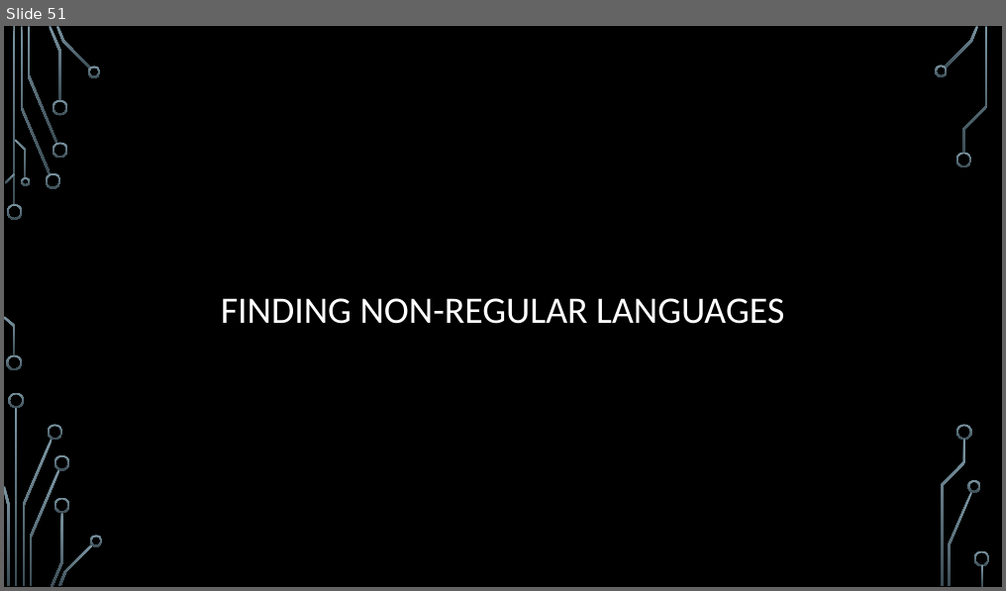
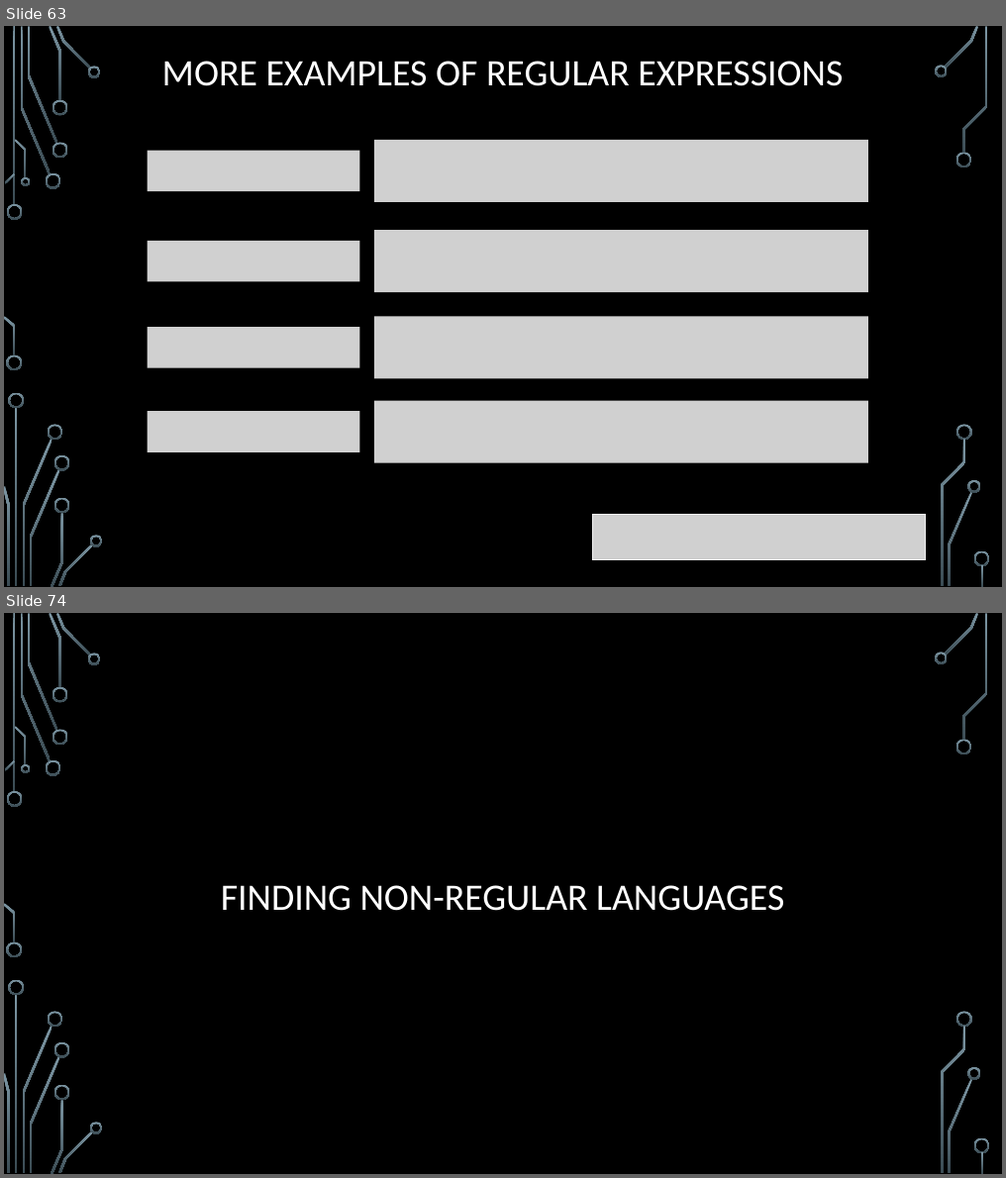
Before and after one commit to markfloryan/dmt2, a slide deck: slides/05-CircuitsAndFiniteAutomata.pptx. Shown one above the other, each under a label of ours: slide 51 before the commit, slides 63 and 74 after it; the slides between them are not shown. The pictures are 1006x591 and 1006x1178 pixels, drawn with LibreOffice and Linux fonts; fonts in the diff are those of the drawing; grey boxes stand for pictures; background and template pictures are left out. Boxes give left, top, right and bottom in pixels: in the first picture for what was removed or moved away, otherwise in the second. Text is boxed around its words. In the diff, an @@ line names an element or a change of style, - is before the commit and + after.

```diff
--- a/slides/05-CircuitsAndFiniteAutomata.pptx
+++ b/slides/05-CircuitsAndFiniteAutomata.pptx
@@ slide 63 added at (4,26,1002,587), background picture (left out); not listed: 36 template elements that a slide beside it also shows @@
@@ title added at (162,61,843,86), 36 pt, text #FFFFFF @@
+MORE EXAMPLES OF REGULAR EXPRESSIONS
@@ picture added at (374,140,868,202) @@
@@ picture added at (147,151,359,191) @@
@@ picture added at (374,230,868,292) @@
@@ picture added at (147,241,359,282) @@
@@ picture added at (374,316,868,378) @@
@@ picture added at (147,327,359,369) @@
@@ picture added at (147,411,359,453) @@
@@ picture added at (374,401,868,464) @@
@@ picture added at (592,515,926,561) @@
@@ what was slide 51 is now slide 74 @@
```
Also in this commit, not shown: 22 other slides added, 1 other file.
